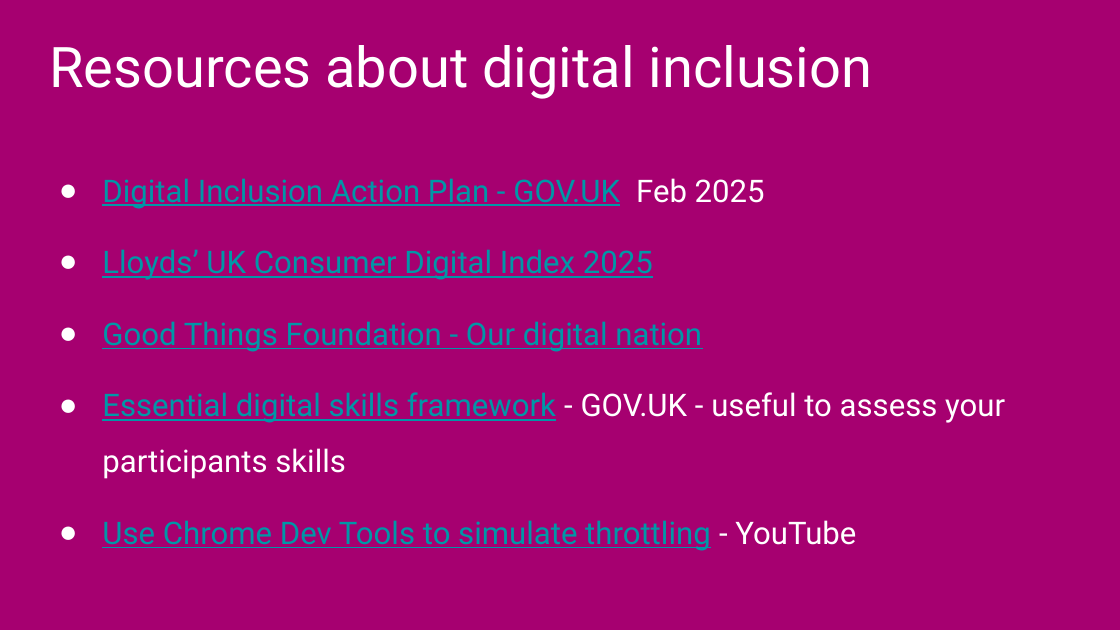
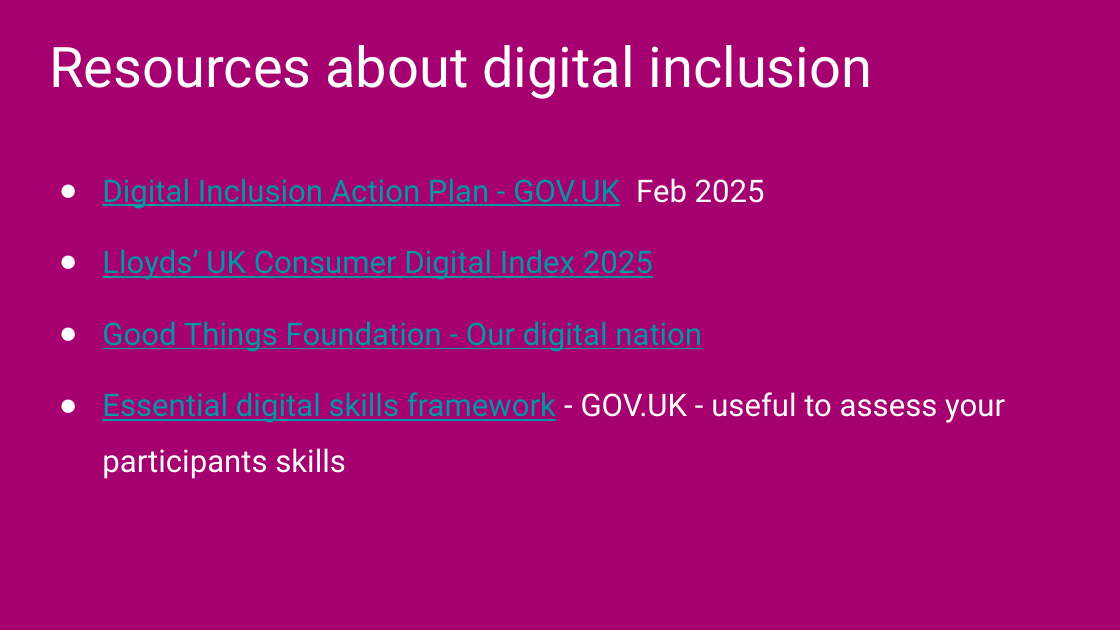
Before and after one commit to stephanie-K/portfolio, a slide deck: slide 37 of assets/images/Practical-steps/Practical-steps-to-more-inclusive-practice.pptx. Drawn at 1120x630 pixels with LibreOffice and Linux fonts; fonts in the diff are those of the drawing. Boxes give left, top, right and bottom in pixels: in the first picture for what was removed or moved away, otherwise in the second. Text is boxed around its words. In the diff, an @@ line names an element or a change of style, - is before the commit and + after.

Commit message:
add photos for the talk

```diff
--- a/assets/images/Practical-steps/Practical-steps-to-more-inclusive-practice.pptx
+++ b/assets/images/Practical-steps/Practical-steps-to-more-inclusive-practice.pptx
@@ text at (102,520,856,551): paragraph removed @@
-● Use Chrome Dev Tools to simulate throttling - YouTube
```
Also in this commit, not shown: 15 other files.
